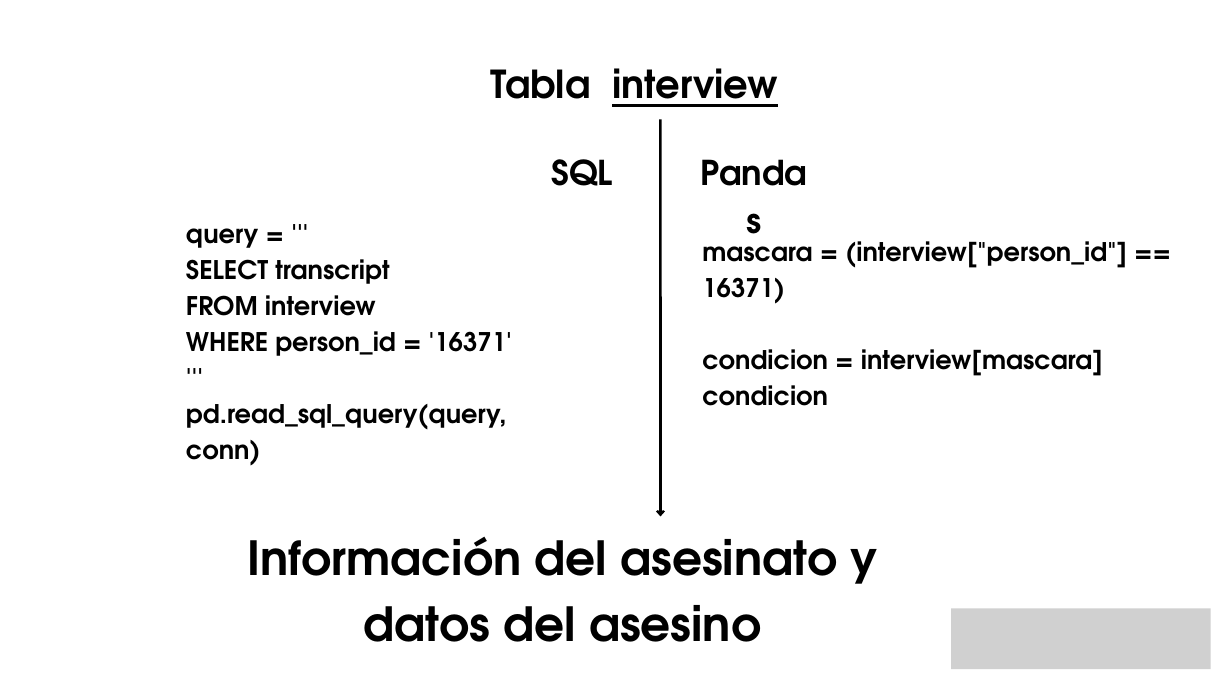
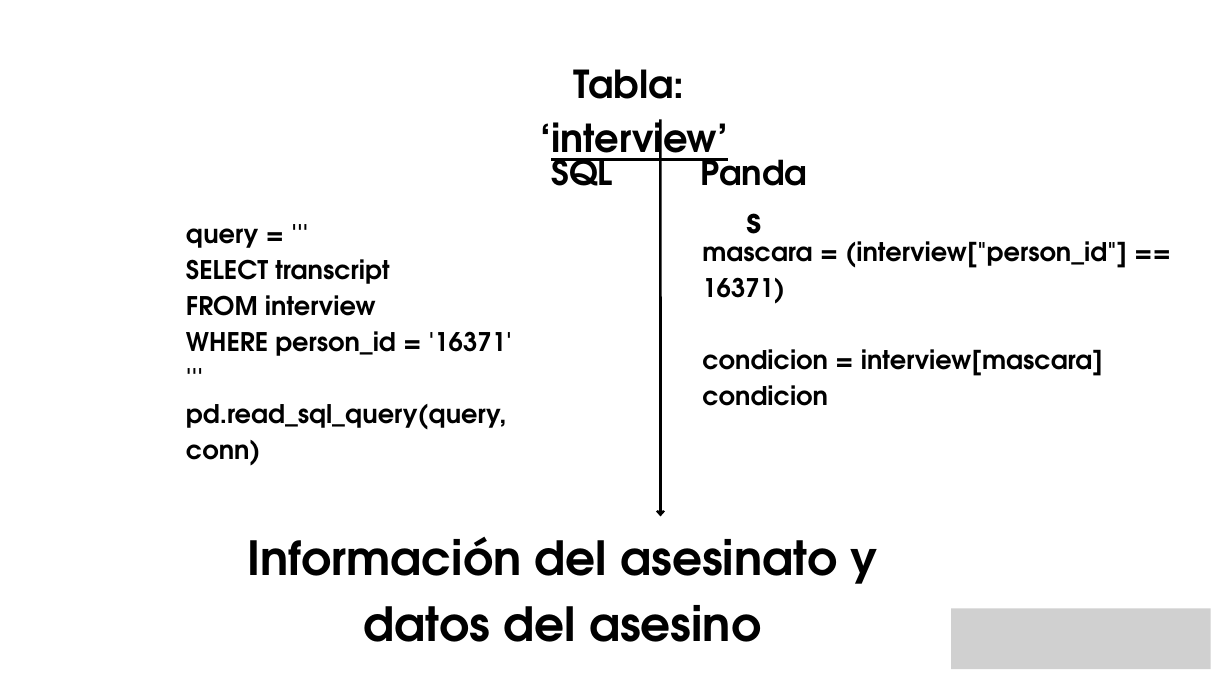
Before and after one commit to apvwbm/Team-Challenge---Team-Miss-Marple, a slide deck: slide 4 of Team Miss Marple.pptx. Drawn at 1232x693 pixels with LibreOffice and Linux fonts; fonts in the diff are those of the drawing; grey boxes stand for pictures; background and template pictures are left out. Boxes give left, top, right and bottom in pixels: in the first picture for what was removed or moved away, otherwise in the second. Text is boxed around its words. In the diff, an @@ line names an element or a change of style, - is before the commit and + after.

```diff
--- a/Team Miss Marple.pptx
+++ b/Team Miss Marple.pptx
@@ text at <box>540,69,728,168</box>: text changed @@
-Tabla interview
+Tabla: ‘interview’
```
Also in this commit, not shown: 4 other slides changed, 5 other files.
